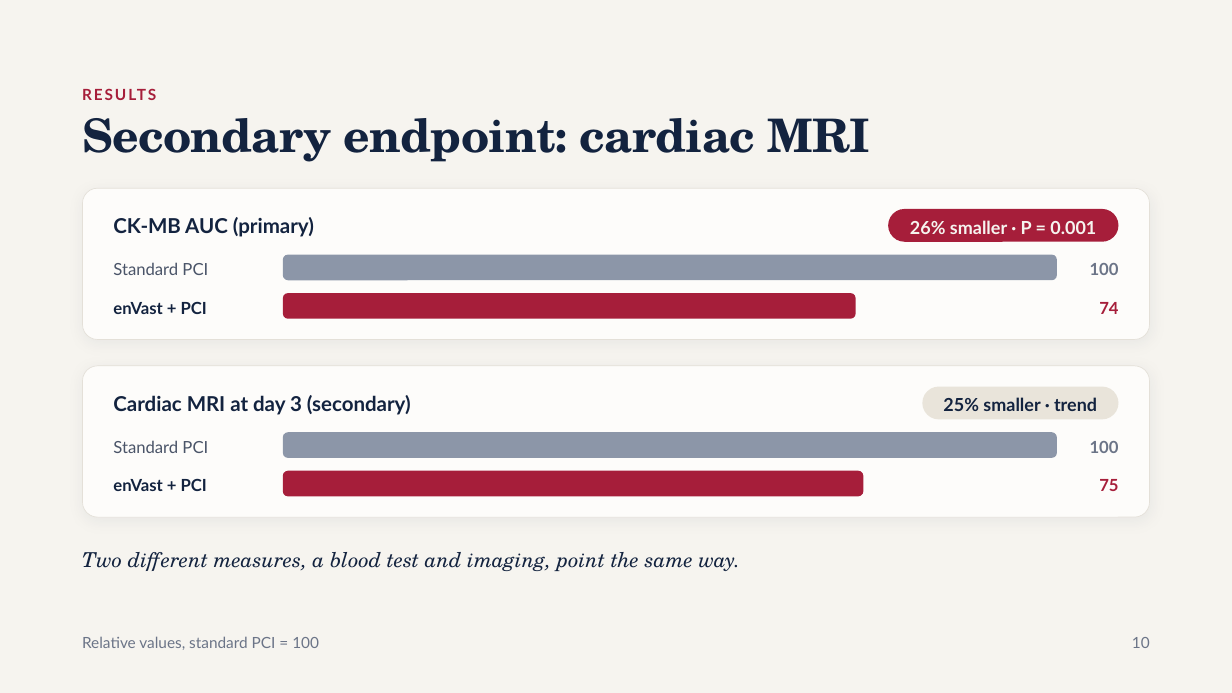
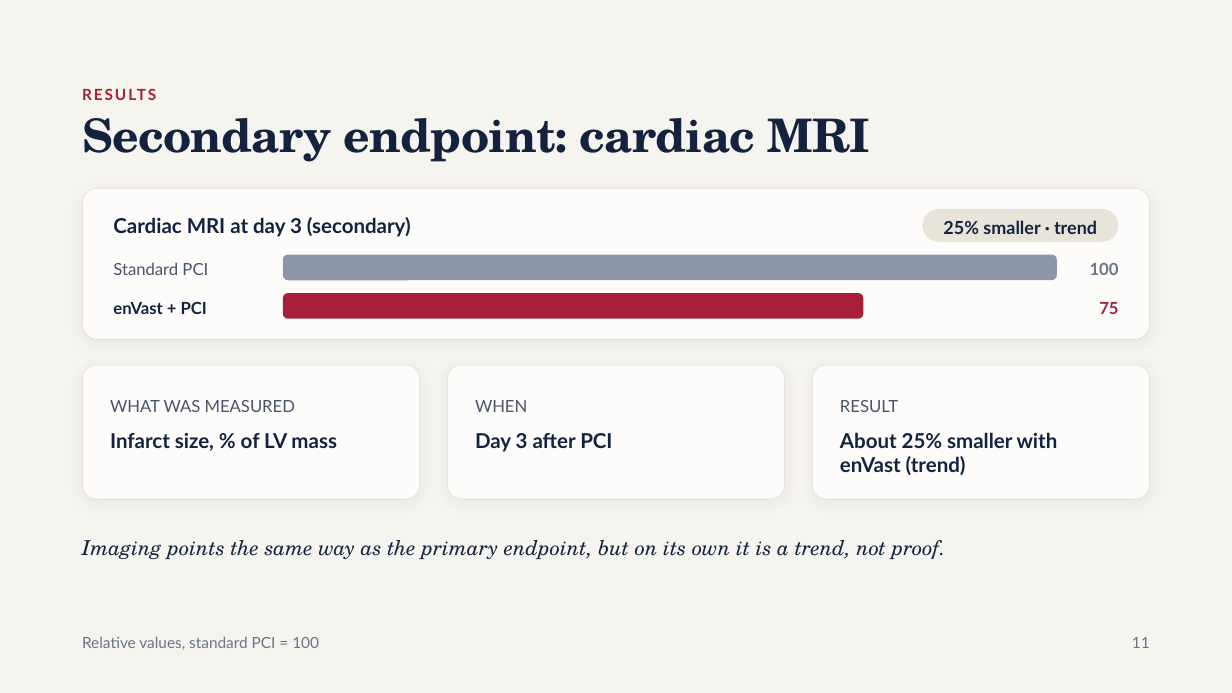
Before and after one commit to Waqar-msx9t/cs8630-A, a slide deck: slide 11 of presentations/NATURE_Trial_Journal_Club.pptx (slide 10 before the commit). Drawn at 1232x693 pixels with LibreOffice and Linux fonts; fonts in the diff are those of the drawing. Boxes give left, top, right and bottom in pixels: in the first picture for what was removed or moved away, otherwise in the second. Text is boxed around its words. In the diff, an @@ line names an element or a change of style, - is before the commit and + after.

```diff
--- a/presentations/NATURE_Trial_Journal_Club.pptx
+++ b/presentations/NATURE_Trial_Journal_Club.pptx
@@ freeform shape removed at box(888, 209, 1118, 242) @@
-26% smaller · P = 0.001
@@ freeform shape "25% smaller · trend": place and size @@
-freeform shape "25% smaller · trend" at box(922, 386, 1118, 420)
+freeform shape "25% smaller · trend" at box(922, 209, 1118, 242)
@@ text "Cardiac MRI at day 3 ...": place and size @@
-text "Cardiac MRI at day 3 ..." at box(113, 395, 411, 415)
+text "Cardiac MRI at day 3 ..." at box(113, 217, 411, 237)
@@ text removed at box(113, 217, 314, 237) @@
-CK-MB AUC (primary)
@@ rounded rectangle: place and size @@
-rounded rectangle at box(283, 293, 856, 319)
+rounded rectangle at box(283, 293, 863, 319)
@@ text "75": place and size @@
-text "75" at box(1099, 479, 1118, 491)
+text "75" at box(1099, 302, 1118, 314)
@@ text removed at box(1099, 302, 1118, 314) @@
-74
@@ rounded rectangle added at box(82, 365, 420, 499), fill #FDFCFA, outline #E4E0D8 0.5 pt @@
@@ rounded rectangle: place and size @@
-rounded rectangle at box(82, 366, 1150, 518)
+rounded rectangle at box(447, 365, 785, 499)
@@ rounded rectangle added at box(812, 365, 1150, 499), fill #FDFCFA, outline #E4E0D8 0.5 pt @@
@@ text added at box(110, 400, 295, 412), 13 pt, text #4A5468 @@
+WHAT WAS MEASURED
@@ text added at box(475, 400, 527, 412), 13 pt, text #4A5468 @@
+WHEN
@@ text added at box(840, 400, 898, 412), 13 pt, text #4A5468 @@
+RESULT
@@ text added at box(110, 433, 337, 451), 16 pt, text #13233F, bold @@
+Infarct size, % of LV mass
@@ text removed at box(113, 440, 208, 453) @@
-Standard PCI
@@ rounded rectangle removed at box(283, 433, 1057, 458) @@
@@ text added at box(475, 433, 612, 452), 16 pt, text #13233F, bold @@
+Day 3 after PCI
@@ text added at box(840, 432, 1058, 475), 16 pt, text #13233F, bold @@
+About 25% smaller with enVast (trend)
@@ text removed at box(1090, 441, 1119, 453) @@
-100
@@ text removed at box(113, 478, 207, 491) @@
-enVast + PCI
@@ rounded rectangle removed at box(283, 470, 863, 496) @@
@@ text at box(82, 540, 946, 559): text changed @@
-Two different measures, a blood test and imaging, point the same way.
+Imaging points the same way as the primary endpoint, but on its own it is a trend, not proof.
@@ text at box(1132, 637, 1150, 648): text changed @@
-10
+11
```
Also in this commit, not shown: 13 other slides changed.
